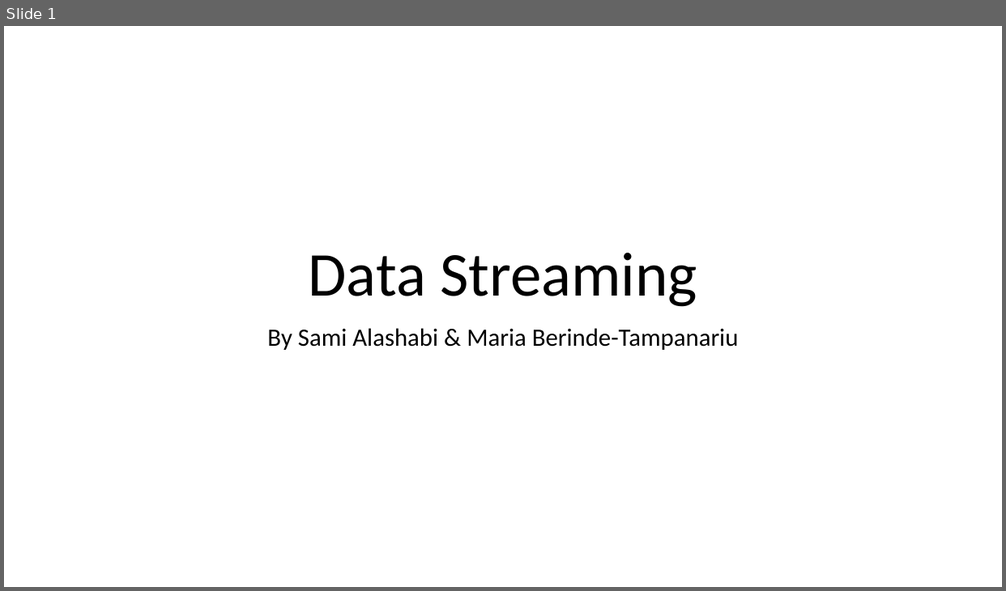
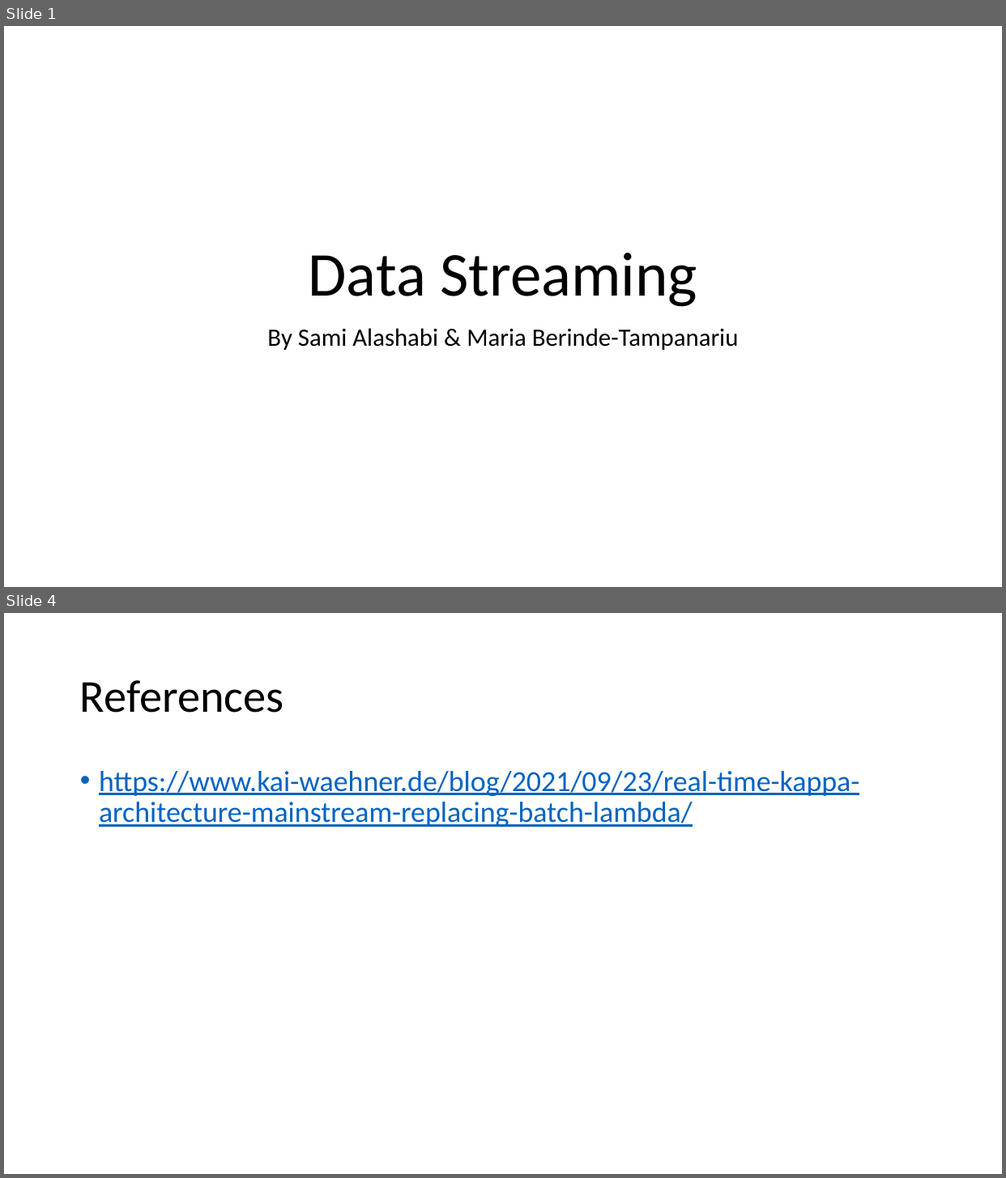
Before and after one commit to sami12rom/kafka-flink-demo, a slide deck: Presentation1.pptx. Shown one above the other, each under a label of ours: slide 1 before the commit, slides 1 and 4 after it; the slides between them are not shown. The pictures are 1006x591 and 1006x1178 pixels, drawn with LibreOffice and Linux fonts; fonts in the diff are those of the drawing. Boxes give left, top, right and bottom in pixels: in the first picture for what was removed or moved away, otherwise in the second. Text is boxed around its words. In the diff, an @@ line names an element or a change of style, - is before the commit and + after.

```diff
--- a/Presentation1.pptx
+++ b/Presentation1.pptx
@@ slide 4 added at (x1=4, y1=613, x2=1002, y2=1174), background #FFFFFF @@
@@ title added at (x1=80, y1=680, x2=284, y2=713), 44 pt, text #000000 @@
+References
@@ text added at (x1=99, y1=771, x2=859, y2=827), 28 pt, text #0563C1, underline @@
+• https://www.kai-waehner.de/blog/2021/09/23/real-time-kappa-architecture-mainstream-replacing-batch-lambda/
```
Also in this commit, not shown: 2 other slides added, 1 slide removed.
